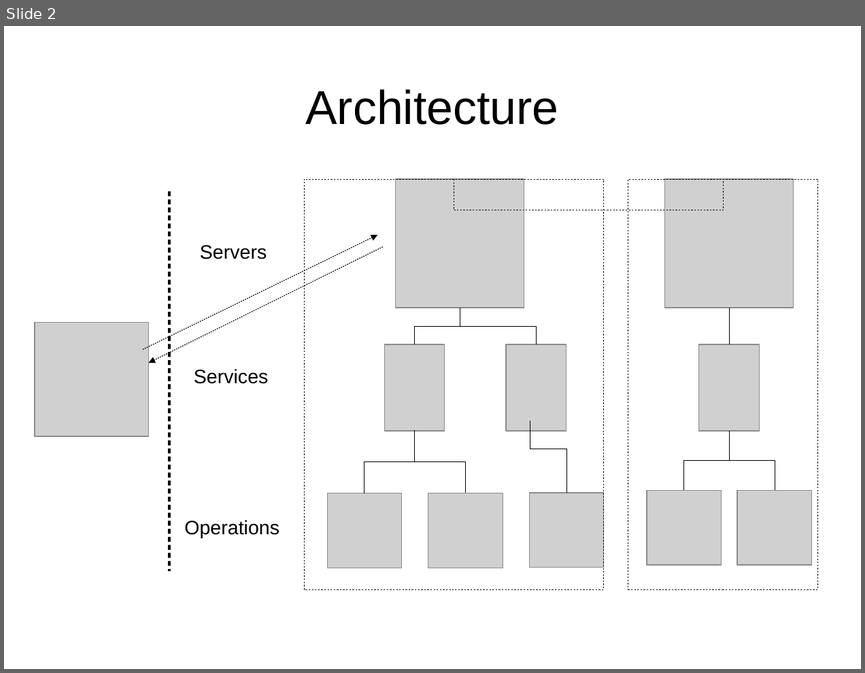
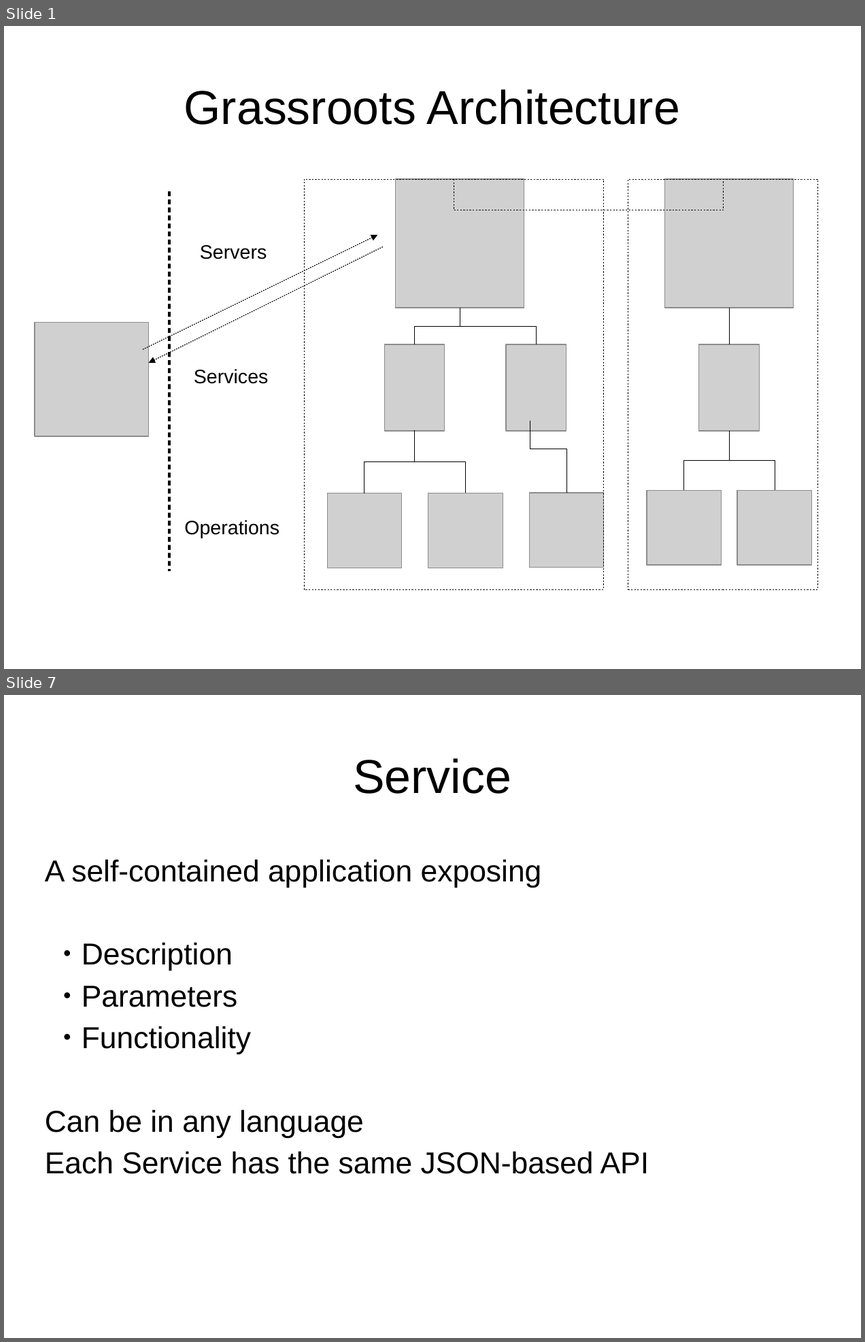
Before and after one commit to TGAC/grassroots-api, a slide deck: docs/presentations/grassroots.odp. Shown one above the other, each under a label of ours: slide 2 before the commit, slides 1 and 7 after it; the slides between them are not shown. The pictures are 865x673 and 865x1342 pixels, drawn with LibreOffice and Linux fonts; fonts in the diff are those of the drawing; grey boxes stand for pictures. Boxes give left, top, right and bottom in pixels: in the first picture for what was removed or moved away, otherwise in the second. Text is boxed around its words. In the diff, an @@ line names an element or a change of style, - is before the commit and + after.

```diff
--- a/docs/presentations/grassroots.odp
+++ b/docs/presentations/grassroots.odp
@@ slide 7 added at bbox=[4, 695, 861, 1338], background #FFFFFF @@
@@ title added at bbox=[353, 758, 511, 794], 44 pt, text #000000 @@
+Service
@@ text added at bbox=[45, 859, 649, 1174], 28 pt, text #000000 @@
+A self-contained application exposing
+  ● Description
+  ● Parameters
+  ● Functionality
+Can be in any language
+Each Service has the same JSON-based API
@@ what was slide 2 is now slide 1 @@
@@ slide 1 changed as well @@
@@ title at bbox=[184, 89, 680, 125]: text changed @@
-Architecture
+Grassroots Architecture
```
Also in this commit, not shown: 13 other slides added, 1 slide removed, 8 other files.
